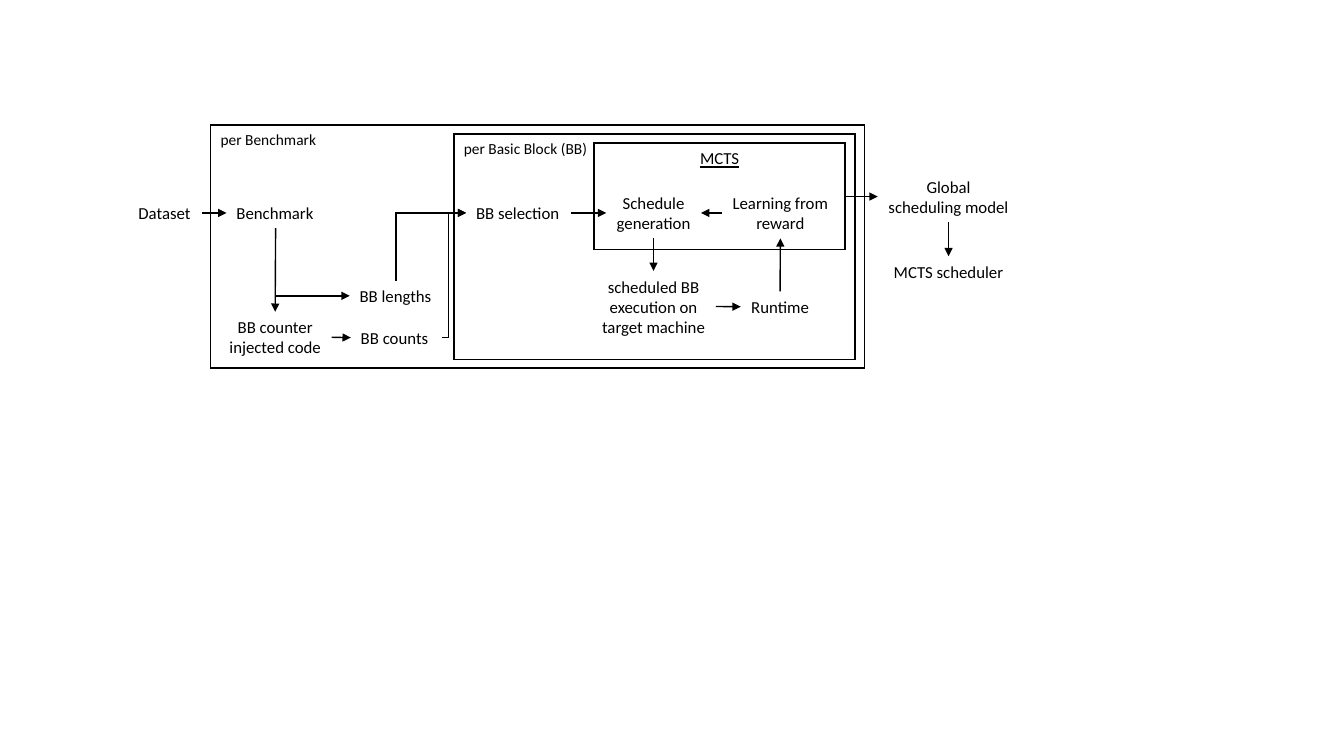
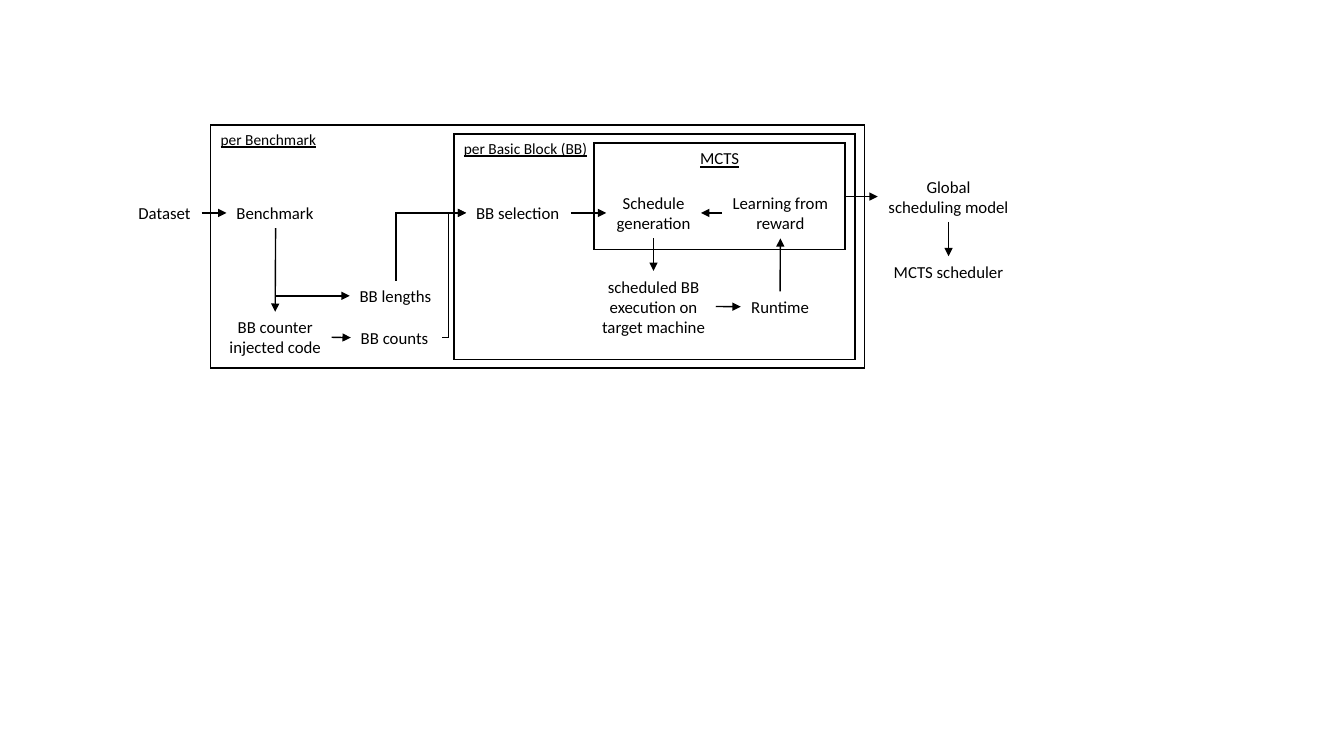
Before and after one commit to jannewulf/MSc-Thesis, a slide deck: slide 1 of img/ppt/approach_overview.pptx. Drawn at 1344x756 pixels with LibreOffice and Linux fonts; fonts in the diff are those of the drawing. Boxes give left, top, right and bottom in pixels: in the first picture for what was removed or moved away, otherwise in the second. Text is boxed around its words. In the diff, an @@ line names an element or a change of style, - is before the commit and + after.

```diff
--- a/img/ppt/approach_overview.pptx
+++ b/img/ppt/approach_overview.pptx
@@ rectangle "per Benchmark" at [211,125,865,368]: underline on @@
@@ rectangle "per Basic Block (BB)" at [454,134,855,360]: underline on @@
```
Also in this commit, not shown: 2 other files.
